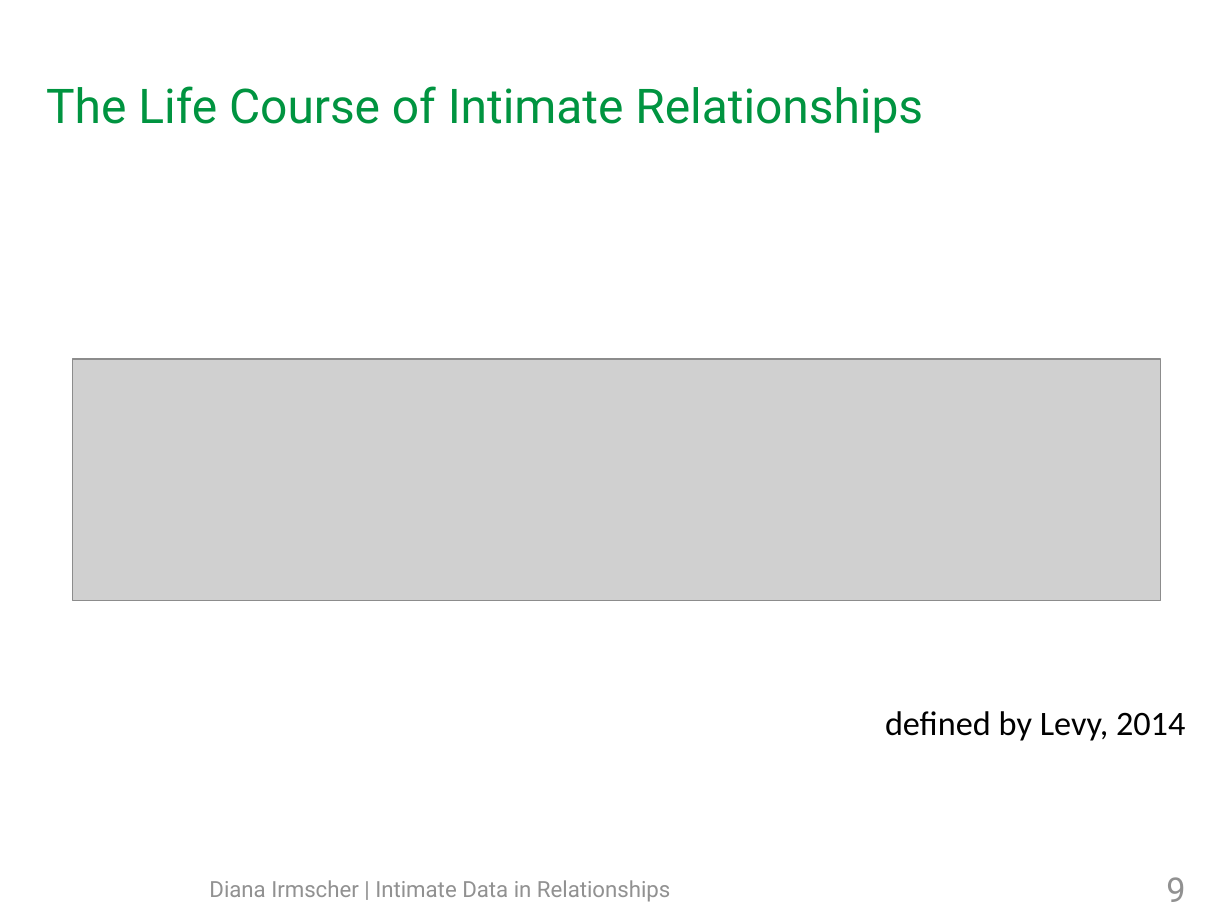
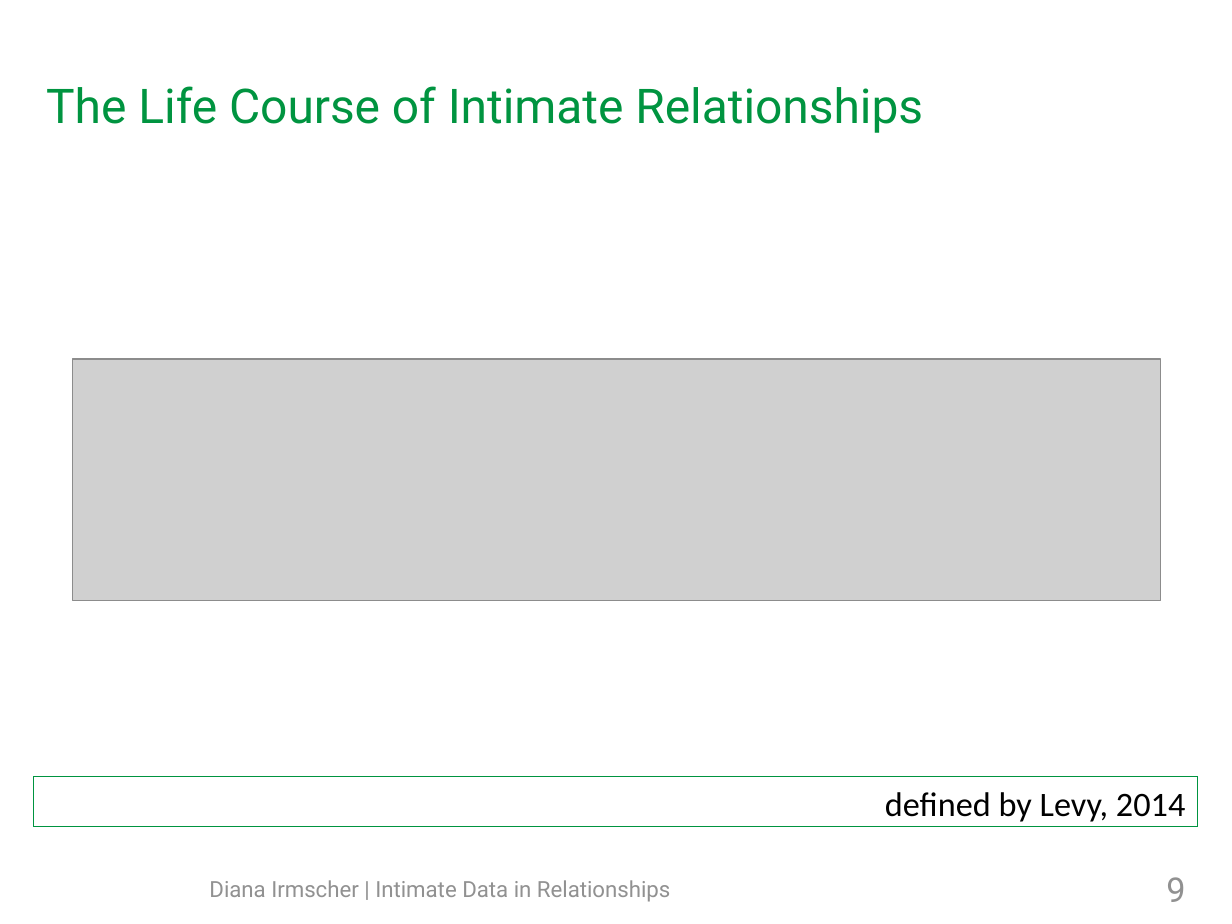
Before and after one commit to mieztatz/advanced_seminar_media_informatics, a slide deck: slide 9 of slides/final_presentation_irmscher_copy.odp. Drawn at 1232x924 pixels with LibreOffice and Linux fonts; fonts in the diff are those of the drawing; grey boxes stand for pictures; background and template pictures are left out. Boxes give left, top, right and bottom in pixels: in the first picture for what was removed or moved away, otherwise in the second. Text is boxed around its words. In the diff, an @@ line names an element or a change of style, - is before the commit and + after.

```diff
--- a/slides/final_presentation_irmscher_copy.odp
+++ b/slides/final_presentation_irmscher_copy.odp
@@ text "defined by Levy, 2014": place and size @@
-text "defined by Levy, 2014" at box(885, 711, 1185, 741)
+text "defined by Levy, 2014" at box(34, 776, 1199, 827)
@@ text "defined by Levy, 2014" at box(34, 776, 1199, 827): outline none to #009440 0 pt @@
```
Also in this commit, not shown: 12 other slides changed, 1 slide added, 5 other files.
